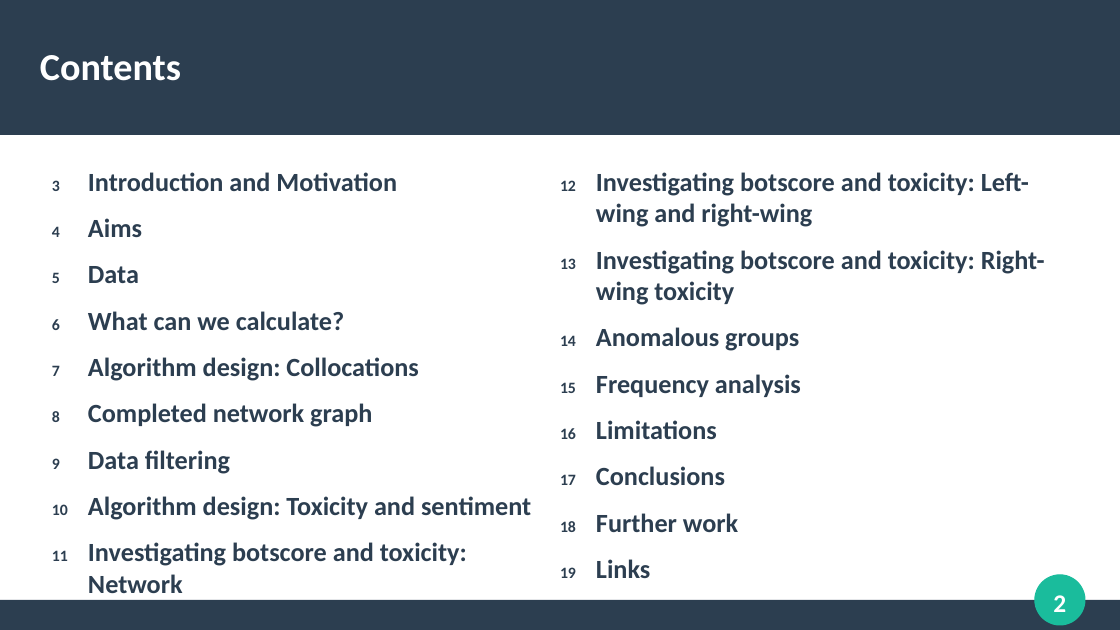
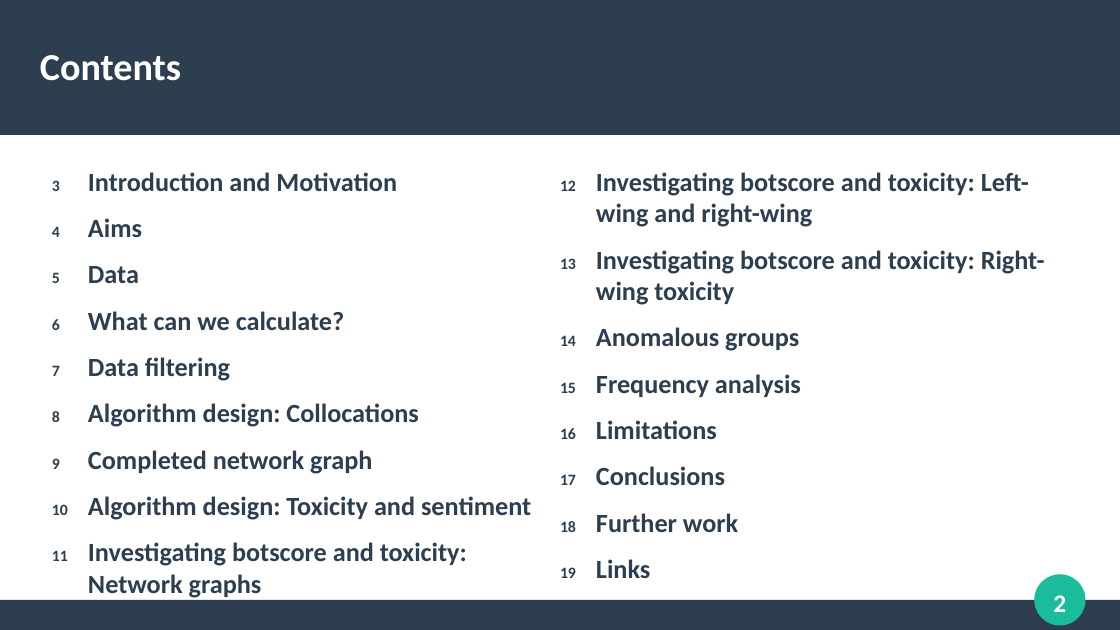
Before and after one commit to mercuridi/dissertation, a slide deck: slide 2 of presentation/pres.odp. Drawn at 1120x630 pixels with LibreOffice and Linux fonts; fonts in the diff are those of the drawing. Boxes give left, top, right and bottom in pixels: in the first picture for what was removed or moved away, otherwise in the second. Text is boxed around its words. In the diff, an @@ line names an element or a change of style, - is before the commit and + after.

```diff
--- a/presentation/pres.odp
+++ b/presentation/pres.odp
@@ text at (88, 357, 230, 381): paragraph added @@
+7 Data filtering
@@ text at (88, 450, 230, 474): paragraph removed @@
-9 Data filtering
@@ text at (88, 542, 467, 598): text changed @@
-11 Investigating botscore and toxicity: Network
+11 Investigating botscore and toxicity: Network graphs
```
Also in this commit, not shown: 1 other slide changed, 3 other files.
